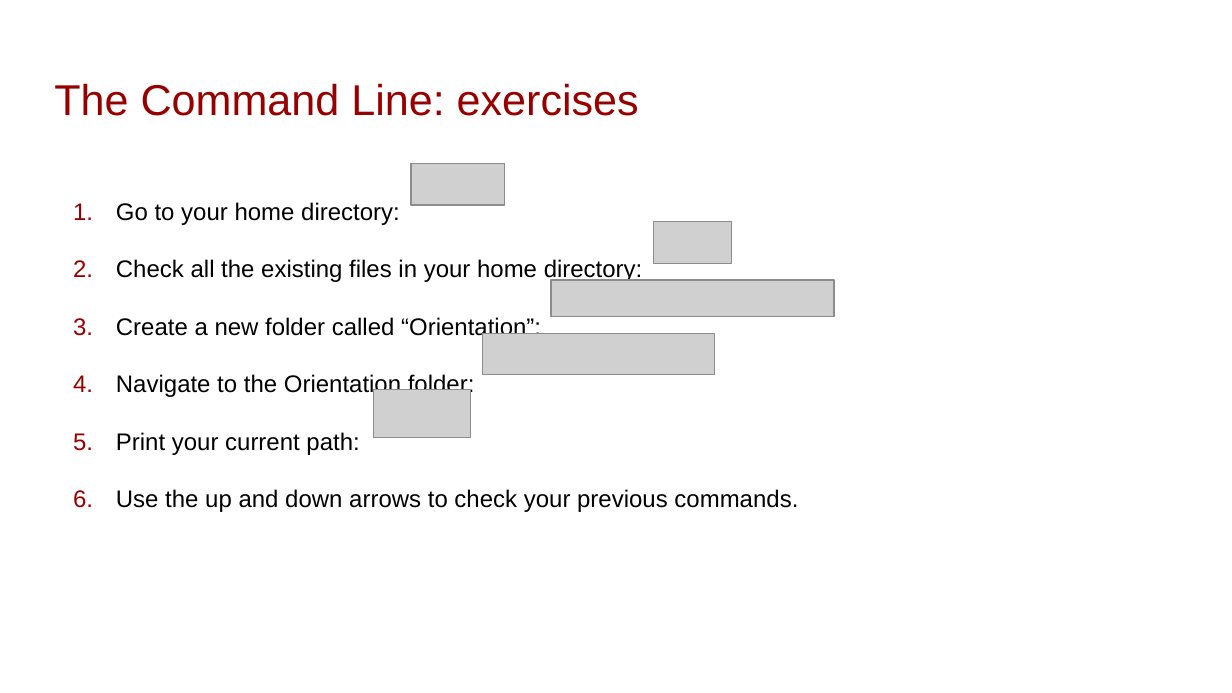
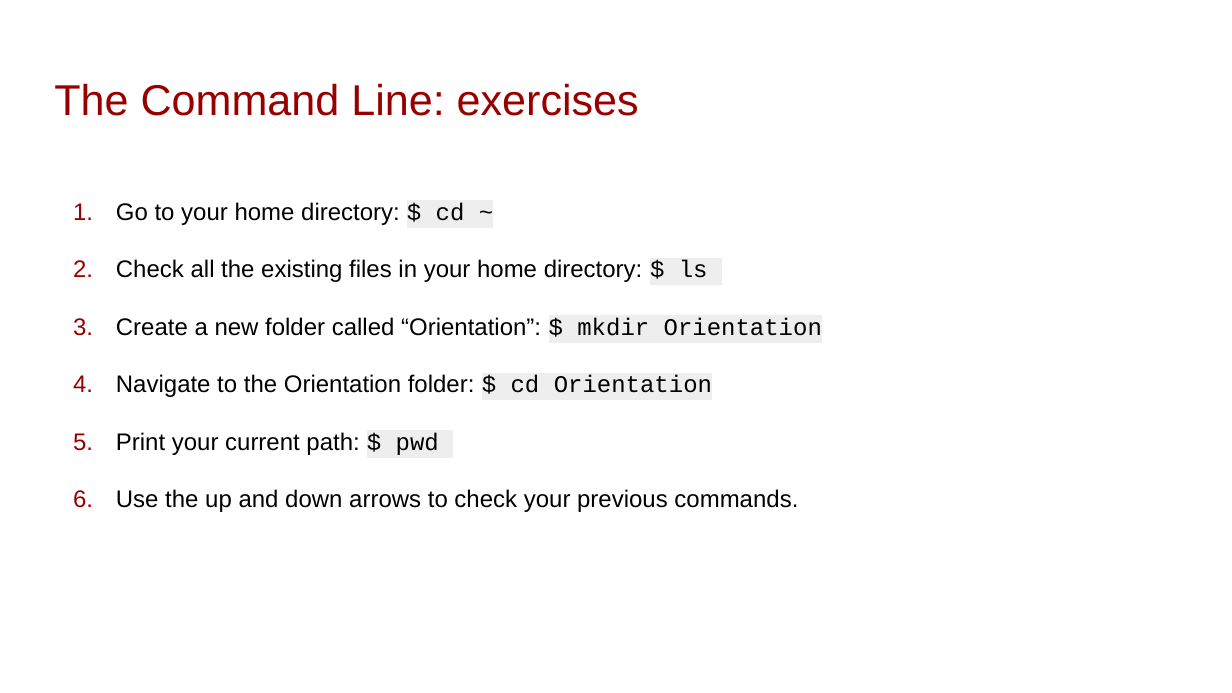
Before and after one commit to leobix/mban22_software_tools, a slide deck: slide 21 of Orientation/Session4_Git/VersionControl.pptx. Drawn at 1232x693 pixels with LibreOffice and Linux fonts; fonts in the diff are those of the drawing; grey boxes stand for pictures. Boxes give left, top, right and bottom in pixels: in the first picture for what was removed or moved away, otherwise in the second. Text is boxed around its words. In the diff, an @@ line names an element or a change of style, - is before the commit and + after.

Commit message:
Fix figures

```diff
--- a/Orientation/Session4_Git/VersionControl.pptx
+++ b/Orientation/Session4_Git/VersionControl.pptx
@@ picture removed at <box>411,164,505,206</box> @@
@@ text at <box>116,202,822,455</box>: text changed @@
-1. Go to your home directory:
-2. Check all the existing files in your home directory:
-3. Create a new folder called “Orientation”:
-4. Navigate to the Orientation folder:
-5. Print your current path:
+1. Go to your home directory: $ cd ~
+2. Check all the existing files in your home directory: $ ls
+3. Create a new folder called “Orientation”: $ mkdir Orientation
+4. Navigate to the Orientation folder: $ cd Orientation
+5. Print your current path: $ pwd
@@ picture removed at <box>653,222,731,264</box> @@
@@ picture removed at <box>551,280,834,317</box> @@
@@ picture removed at <box>483,333,716,375</box> @@
@@ picture removed at <box>373,389,471,437</box> @@
```
Also in this commit, not shown: 10 other slides changed.
